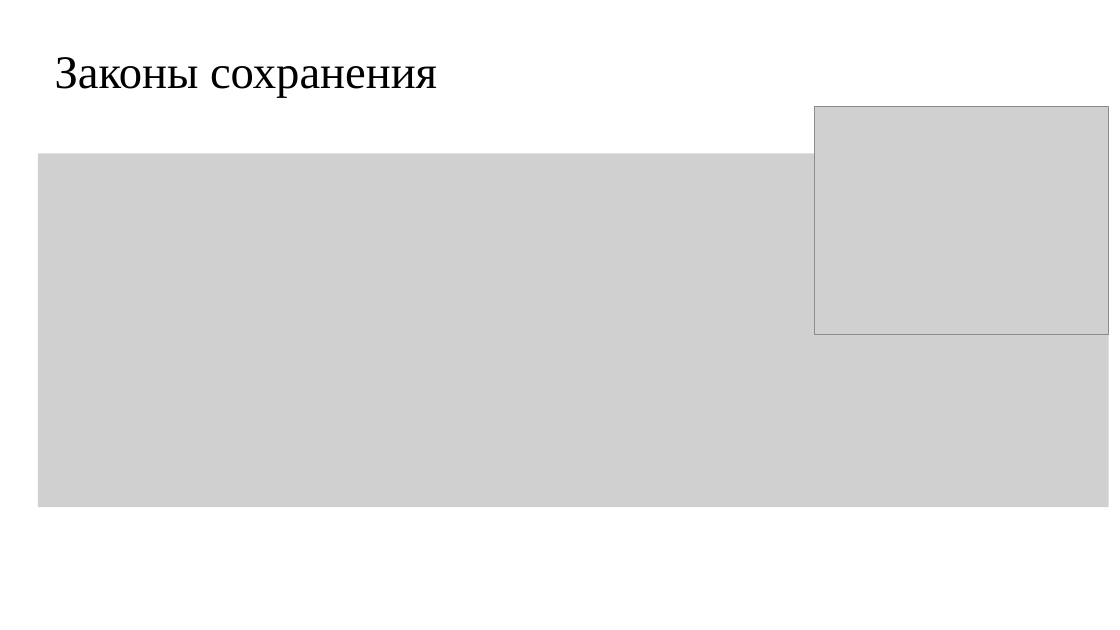
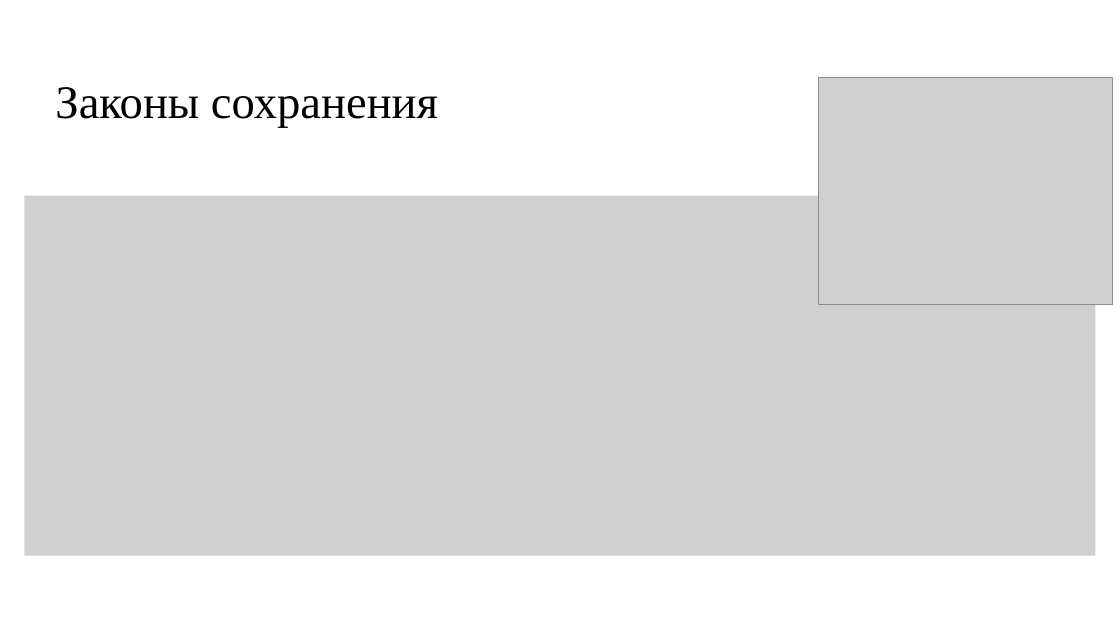
Before and after one commit to 1g0g0r/reservoir-simulator, a slide deck: slide 3 of resources/Лазарев.pptx. Drawn at 1120x630 pixels with LibreOffice and Linux fonts; fonts in the diff are those of the drawing; grey boxes stand for pictures. Boxes give left, top, right and bottom in pixels: in the first picture for what was removed or moved away, otherwise in the second. Text is boxed around its words. In the diff, an @@ line names an element or a change of style, - is before the commit and + after.

```diff
--- a/resources/Лазарев.pptx
+++ b/resources/Лазарев.pptx
@@ text "Законы сохранения": place and size @@
-text "Законы сохранения" at box(55, 57, 437, 97)
+text "Законы сохранения" at box(55, 87, 438, 128)
@@ picture: place and size @@
-picture at box(815, 107, 1109, 334)
+picture at box(818, 77, 1112, 305)
@@ picture: place and size @@
-picture at box(38, 154, 1109, 507)
+picture at box(24, 196, 1096, 556)
```
Also in this commit, not shown: 2 other slides changed, 1 slide removed, 1 other file.
